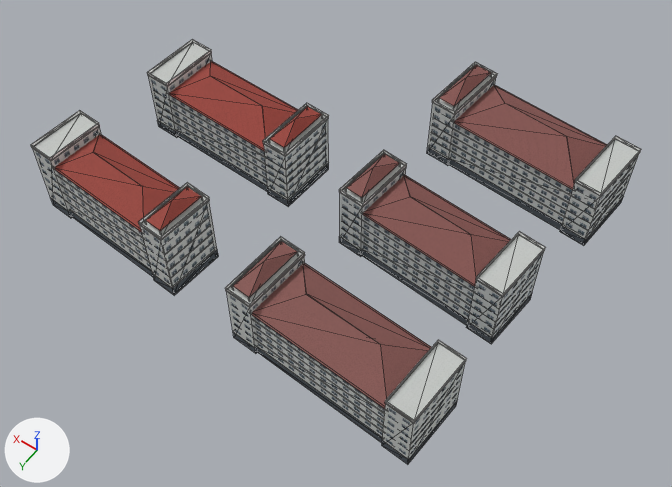
What one commit did to the glTF model public/models/dorm_wenyuan_b2.glb.
Before and after are seen from a 50 mm camera at (-99.9, 138.9, 214.4) aimed at (-3.4, 3.8, 2.1). Arrows for +X, +Y and +Z are at lower left; the lights stay in place. The picture after the commit comes second. Mesh edges are drawn as thin lines. Vertices at exactly the same position are counted once.

The older version as bpy lines, for what is in view:
```python
me_862959379 = bpy.data.meshes.new('862959379')
me_862959379.from_pydata(...)  # 193 vertices, 244 faces; spans x -58.4..1.4, y 23.8..48.5, z 0.0..27.0
# faces by material slot: [24, 204, 12, 4]
me_862959379.materials.append(mat_gen_dorm_t)
me_862959379.materials.append(mat_gen_trim_t)
me_862959379.materials.append(mat_gen_tile_t)
me_862959379.materials.append(mat_gen_flat_t)
me_862959380 = bpy.data.meshes.new('862959380')
me_862959380.from_pydata(...)  # 193 vertices, 244 faces; spans x 22.3..75.4, y 22.3..43.9, z 0.0..29.8
# faces by material slot: [24, 204, 12, 4]
me_862959380.materials.append(mat_gen_dorm_t)
me_862959380.materials.append(mat_gen_trim_t)
me_862959380.materials.append(mat_gen_tile_t)
me_862959380.materials.append(mat_gen_flat_t)
me_862959382 = bpy.data.meshes.new('862959382')
me_862959382.from_pydata(...)  # 193 vertices, 244 faces; spans x 16.4..72.1, y -22.8..-0.5, z 0.0..26.8
# faces by material slot: [24, 204, 12, 4]
me_862959382.materials.append(mat_gen_dorm_t)
me_862959382.materials.append(mat_gen_trim_t)
me_862959382.materials.append(mat_gen_tile_t)
me_862959382.materials.append(mat_gen_flat_t)
ob_862959379 = bpy.data.objects.new('862959379', me_862959379)
ob_862959379.location = (0.0, 0.0, 0.0)
ob_862959380 = bpy.data.objects.new('862959380', me_862959380)
ob_862959380.location = (0.0, 0.0, 0.0)
ob_862959382 = bpy.data.objects.new('862959382', me_862959382)
ob_862959382.location = (0.0, 0.0, 0.0)
# also in view: '862959381' at (-30.5, -5.7, 13.6); '862959383' at (-34.1, -51.9, 13.4)
```
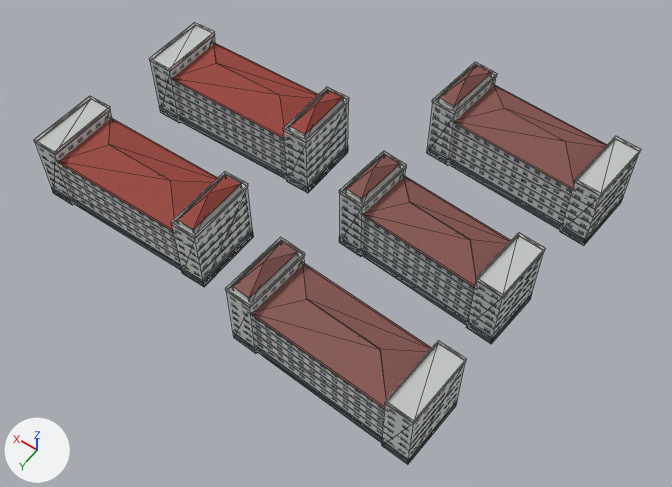
The newer file is also turned or shifted as a whole; pictures and numbers use the older file's frame.

The change, as a list of edits to the scene's bpy script:
```text
Change me_862959382:
    used by ob_862959382; location = (0.0, 0.0, 0.0)
    remove me_862959382.from_pydata(...)  # 193 vertices, 244 faces; spans x 16.4..72.1, y -22.8..-0.5, z 0.0..26.8
    add me_862959382.from_pydata(...)  # 193 vertices, 244 faces; spans x 15.7..75.9, y -29.7..-8.2, z 0.0..26.8
    me_862959382 part 1: the loose piece of 16 vertices spanning x 17.0..71.5, y -22.2..-1.2, z 6.1..6.3 is turned 2.8 degrees about the z axis through its middle and scaled by 1.1, then moved by (1.5, -7.3, 0.0)
    me_862959382 part 2: the loose piece of 16 vertices spanning x 17.0..71.5, y -22.2..-1.2, z 9.2..9.4 is turned 2.8 degrees about the z axis through its middle and scaled by 1.1, then moved by (1.5, -7.3, 0.0)
    me_862959382 part 3: the loose piece of 16 vertices spanning x 17.0..71.5, y -22.2..-1.2, z 12.3..12.5 is turned 2.8 degrees about the z axis through its middle and scaled by 1.1, then moved by (1.5, -7.3, 0.0)
    me_862959382 part 4: the loose piece of 16 vertices spanning x 17.0..71.5, y -22.2..-1.2, z 15.4..15.6 is turned 2.8 degrees about the z axis through its middle and scaled by 1.1, then moved by (1.5, -7.3, 0.0)
    me_862959382 part 5: 97 of 193 vertices moved; they spanned x 16.4..72.1, y -22.8..-0.5, z 0.0..26.8 and now span x 15.7..75.9, y -29.7..-8.2, z 0.0..26.8; mean shift (1.4, -7.3, -0.1); largest move (16.4, -20.2, 21.9) -> (15.7, -29.7, 21.9)
    other edits to the shape of me_862959382 do not show in these pictures
Change me_862959380:
    used by ob_862959380; location = (0.0, 0.0, 0.0)
    remove me_862959380.from_pydata(...)  # 193 vertices, 244 faces; spans x 22.3..75.4, y 22.3..43.9, z 0.0..29.8
    add me_862959380.from_pydata(...)  # 193 vertices, 244 faces; spans x 18.7..78.9, y 14.3..36.8, z 0.0..26.8
    me_862959380 part 6: 161 of 193 vertices moved; they spanned x 22.3..75.4, y 22.3..43.9, z 0.0..29.8 and now span x 18.7..78.9, y 14.3..36.8, z 0.0..26.8; mean shift (-0.2, -7.6, -1.9); largest move (22.3, 26.0, 24.9) -> (18.7, 14.3, 21.9)
    other edits to the shape of me_862959380 do not show in these pictures
```

Changed parts and their boxes [x1, y1, x2, y2] in the pictures (672 x 487 px; the box of a moved part takes in the faces that stretch with it):
'862959380', reshaped (18% wider): before [31, 110, 218, 295]; after [34, 96, 254, 287]
'862959382', reshaped (10% wider): before [147, 39, 329, 207]; after [149, 22, 349, 193]
part 1 of me_862959382, moved or reshaped: before [176, 123, 267, 179]; after [178, 108, 285, 166]
part 2 of me_862959382, moved or reshaped: before [175, 116, 266, 172]; after [177, 101, 286, 160]
part 3 of me_862959382, moved or reshaped: before [174, 109, 265, 164]; after [175, 93, 285, 152]
part 4 of me_862959382, moved or reshaped: before [171, 101, 264, 157]; after [174, 86, 285, 145]
part 5 of me_862959382, moved or reshaped: before [147, 39, 329, 207]; after [149, 22, 349, 193]
